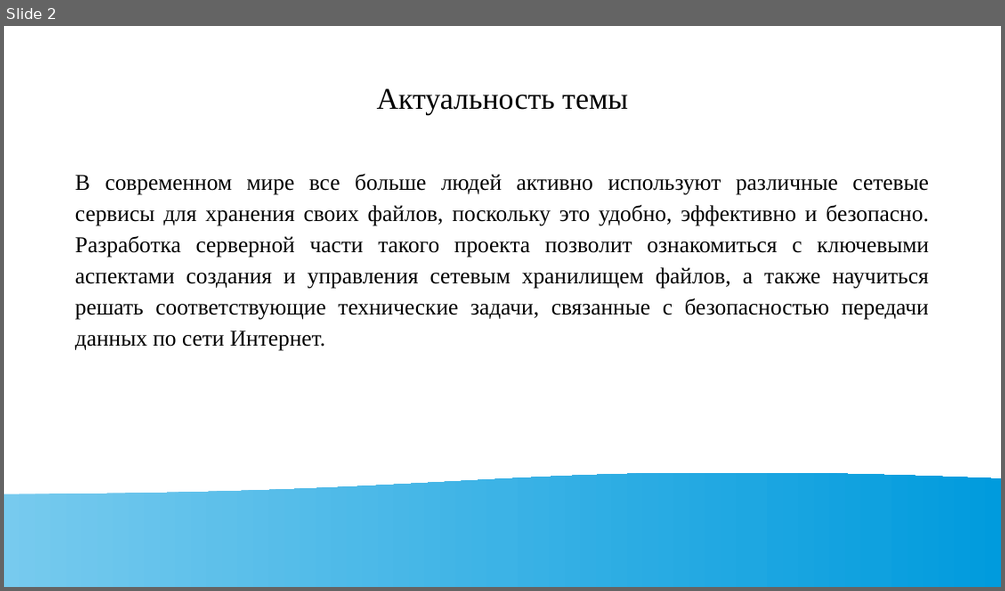
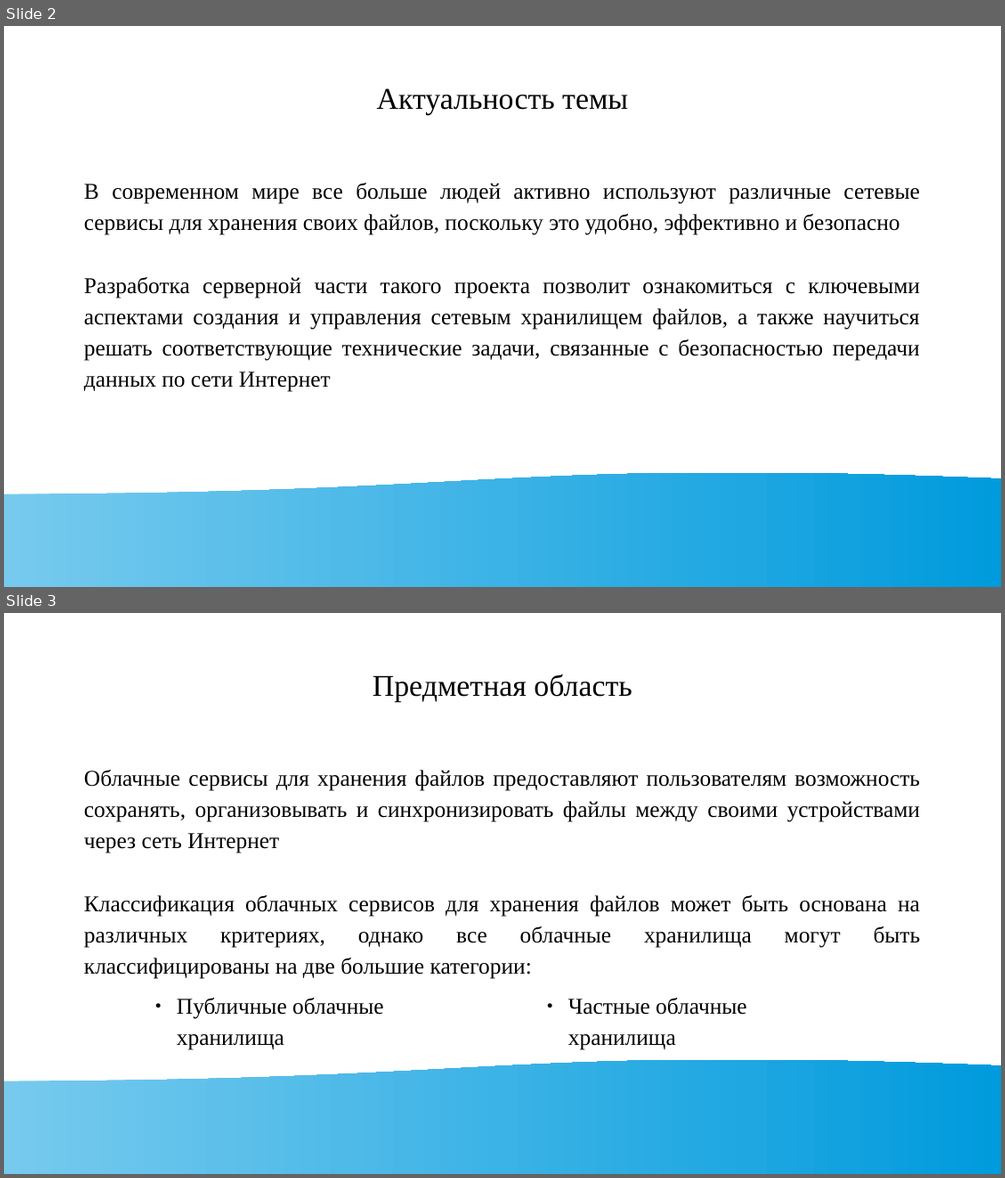
Before and after one commit to hantagu/go-filestorage-server, a slide deck: Презентация.odp. Shown one above the other, each under a label of ours: slide 2 before the commit, slides 2 and 3 after it. The pictures are 1005x591 and 1005x1178 pixels, drawn with LibreOffice and Linux fonts; fonts in the diff are those of the drawing. Boxes give left, top, right and bottom in pixels: in the first picture for what was removed or moved away, otherwise in the second. Text is boxed around its words. In the diff, an @@ line names an element or a change of style, - is before the commit and + after.

```diff
--- a/Презентация.odp
+++ b/Презентация.odp
@@ slide 3 added at bbox=[4, 613, 1001, 1174], background #FFFFFF; not listed: 1 template element that a slide beside it also shows @@
@@ title added at bbox=[372, 674, 631, 701], 24 pt, text #000000 @@
+Предметная область
@@ text added at bbox=[84, 770, 921, 978], 18 pt, text #000000 @@
+Облачные сервисы для хранения файлов предоставляют пользователям возможность сохранять, организовывать и синхронизировать файлы между своими устройствами через сеть Интернет
+Классификация облачных сервисов для хранения файлов может быть основана на различных критериях, однако все облачные хранилища могут быть классифицированы на две большие категории:
@@ text added at bbox=[177, 997, 384, 1050], 18 pt, text #000000 @@
+● Публичные облачные хранилища
@@ text added at bbox=[568, 997, 747, 1050], 18 pt, text #000000 @@
+● Частные облачные хранилища
@@ slide 2 changed as well @@
@@ text at bbox=[84, 183, 920, 391]: text changed @@
-В современном мире все больше людей активно используют различные сетевые сервисы для хранения своих файлов, поскольку это удобно, эффективно и безопасно. Разработка серверной части такого проекта позволит ознакомиться с ключевыми аспектами создания и управления сетевым хранилищем файлов, а также научиться решать соответствующие технические задачи, связанные с безопасностью передачи данных по сети Интернет.
+В современном мире все больше людей активно используют различные сетевые сервисы для хранения своих файлов, поскольку это удобно, эффективно и безопасно
+Разработка серверной части такого проекта позволит ознакомиться с ключевыми аспектами создания и управления сетевым хранилищем файлов, а также научиться решать соответствующие технические задачи, связанные с безопасностью передачи данных по сети Интернет
```
Also in this commit, not shown: 2 other slides changed, 1 other file.
